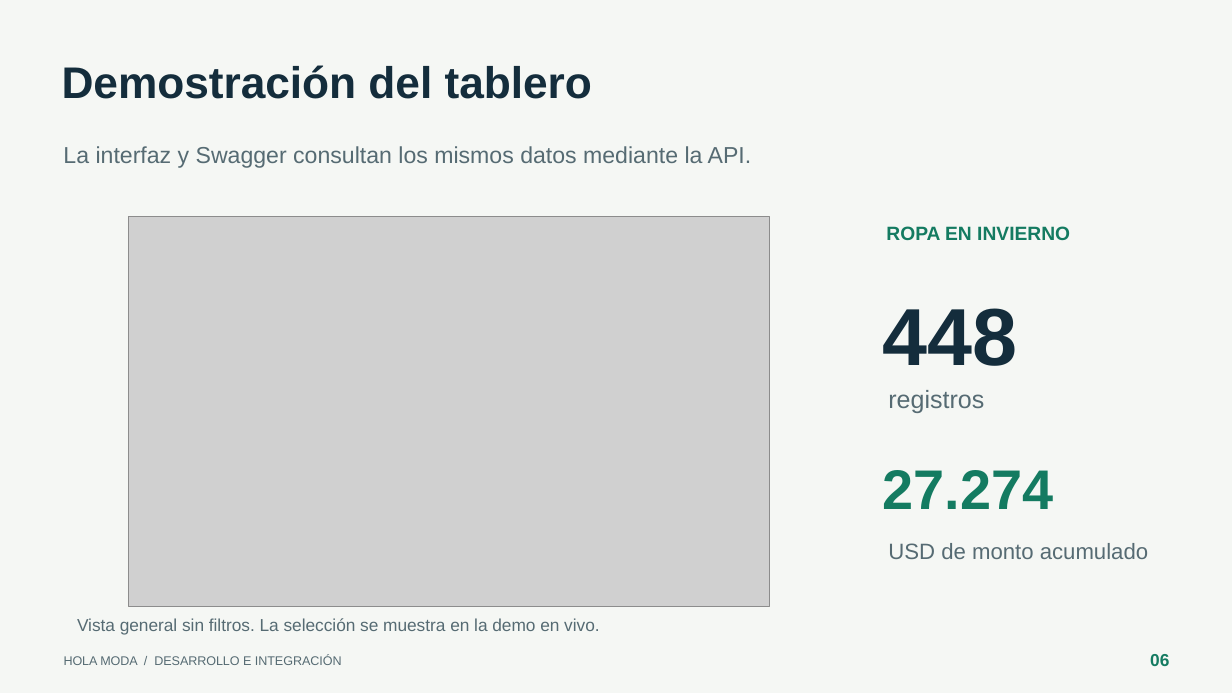
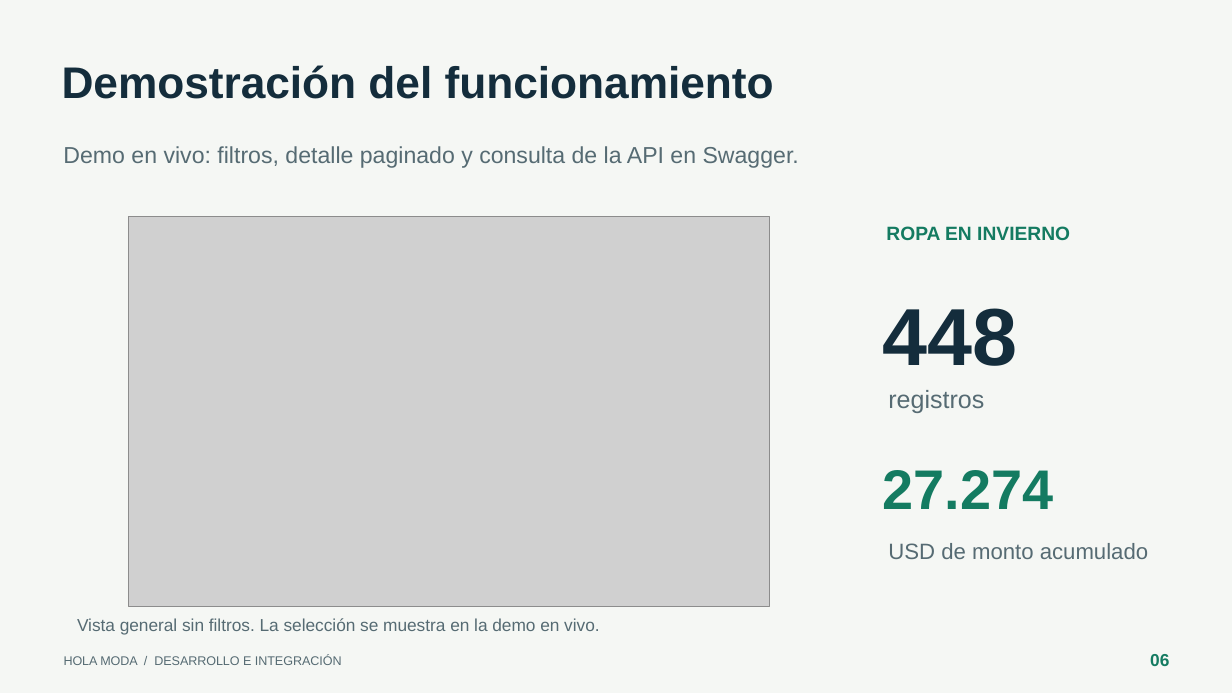
Before and after one commit to Rodolfo0608/HolaModa, a slide deck: slide 6 of docs/Sustentacion_HolaModa_Moderna.pptx. Drawn at 1232x693 pixels with LibreOffice and Linux fonts; fonts in the diff are those of the drawing; grey boxes stand for pictures. Boxes give left, top, right and bottom in pixels: in the first picture for what was removed or moved away, otherwise in the second. Text is boxed around its words. In the diff, an @@ line names an element or a change of style, - is before the commit and + after.

Commit message:
Explicita enfoque, desafíos, demostración y escalabilidad en presentación

```diff
--- a/docs/Sustentacion_HolaModa_Moderna.pptx
+++ b/docs/Sustentacion_HolaModa_Moderna.pptx
@@ text at (62, 65, 774, 99): text changed @@
-Demostración del tablero
+Demostración del funcionamiento
@@ text at (63, 146, 799, 168): text changed @@
-La interfaz y Swagger consultan los mismos datos mediante la API.
+Demo en vivo: filtros, detalle paginado y consulta de la API en Swagger.
```
Also in this commit, not shown: 3 other slides changed, 1 other file.
